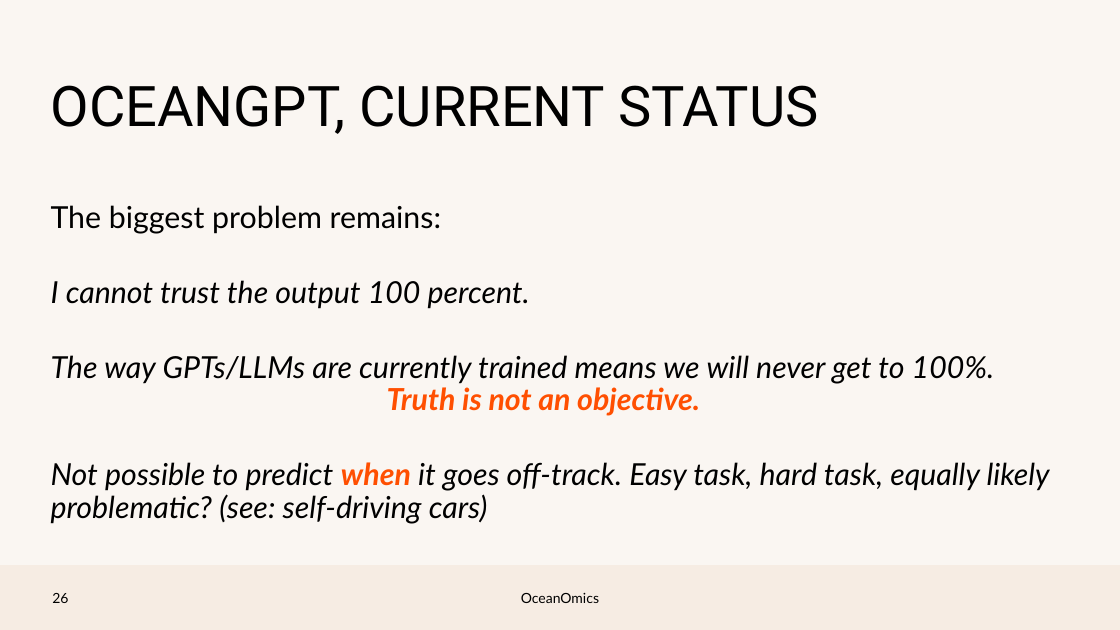
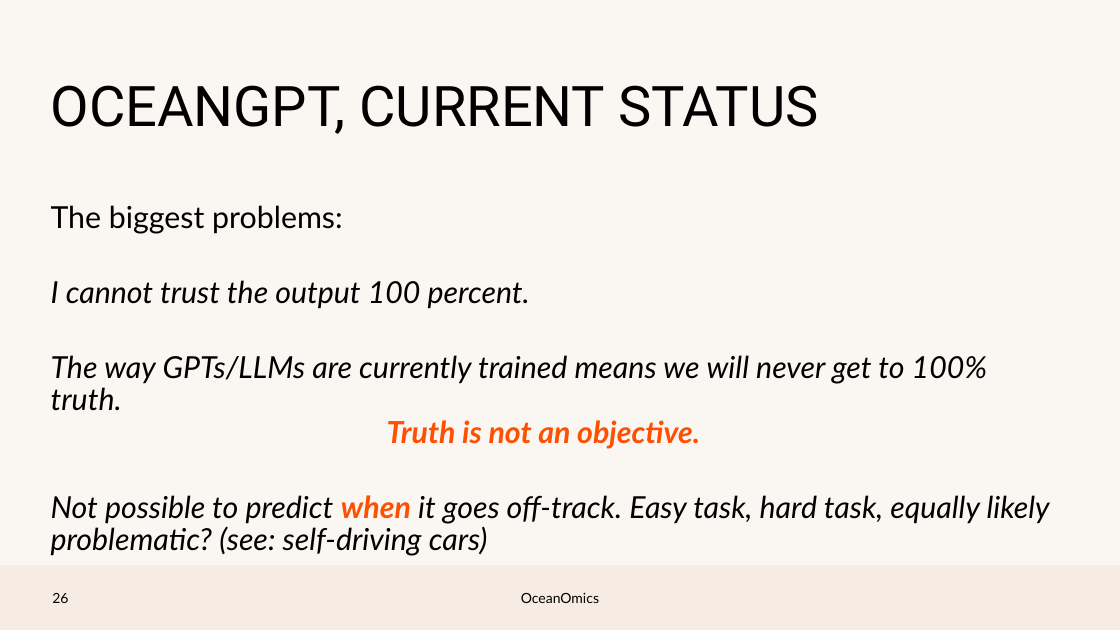
Before and after one commit to pmlg/June2023_LLM_repo, a slide deck: slide 25 of PMLG talk.pptx. Drawn at 1120x630 pixels with LibreOffice and Linux fonts; fonts in the diff are those of the drawing; background and template pictures are left out. Boxes give left, top, right and bottom in pixels: in the first picture for what was removed or moved away, otherwise in the second. Text is boxed around its words. In the diff, an @@ line names an element or a change of style, - is before the commit and + after.

```diff
--- a/PMLG talk.pptx
+++ b/PMLG talk.pptx
@@ text at [51, 205, 342, 234]: text changed @@
-The biggest problem remains:
+The biggest problems:
@@ text at [51, 355, 987, 448]: text changed @@
-The way GPTs/LLMs are currently trained means we will never get to 100%.
-Truth is not an objective.
+The way GPTs/LLMs are currently trained means we will never get to 100% truth.
+Truth is not an objective.
```
Also in this commit, not shown: 1 other slide changed.
